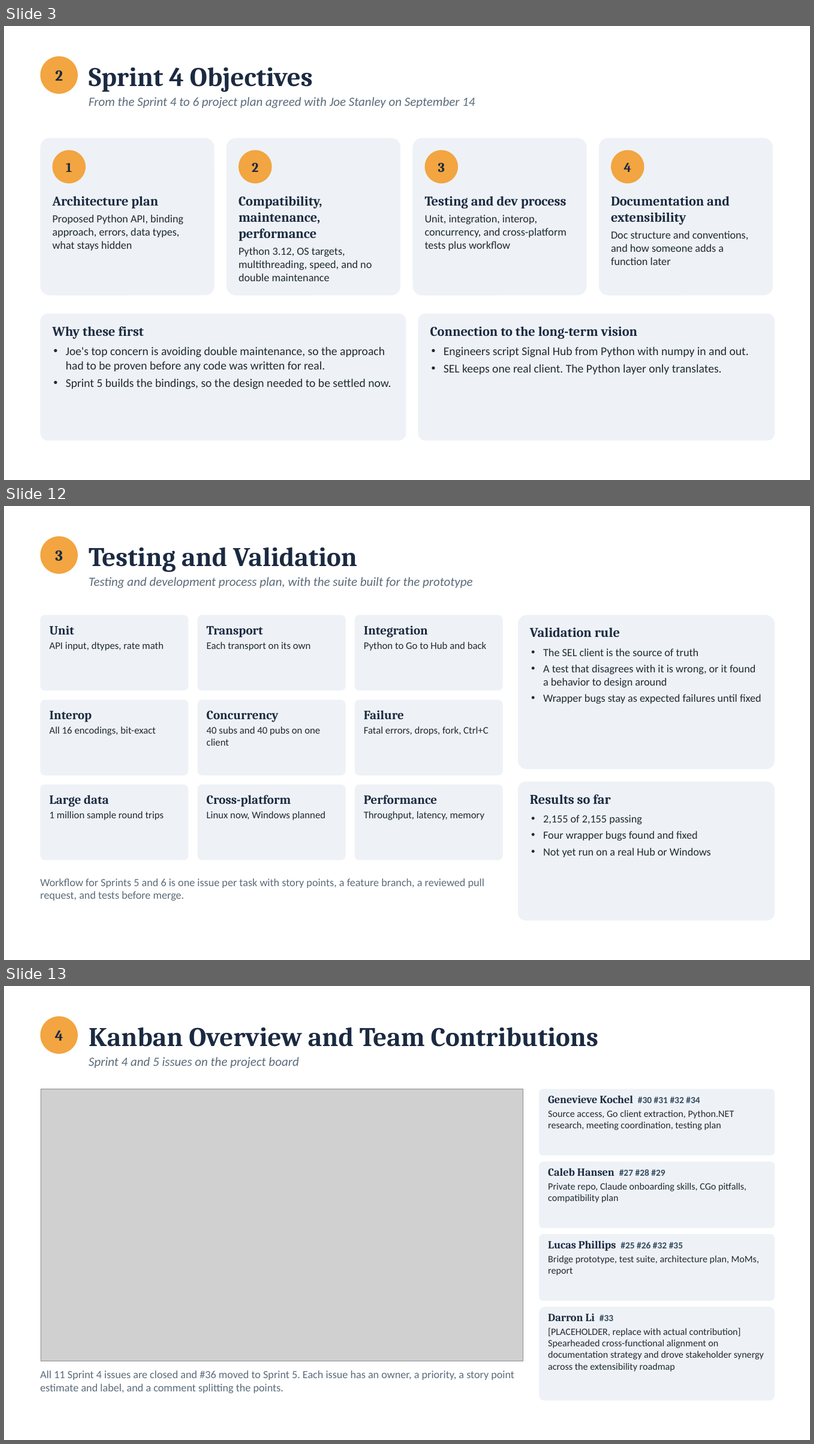
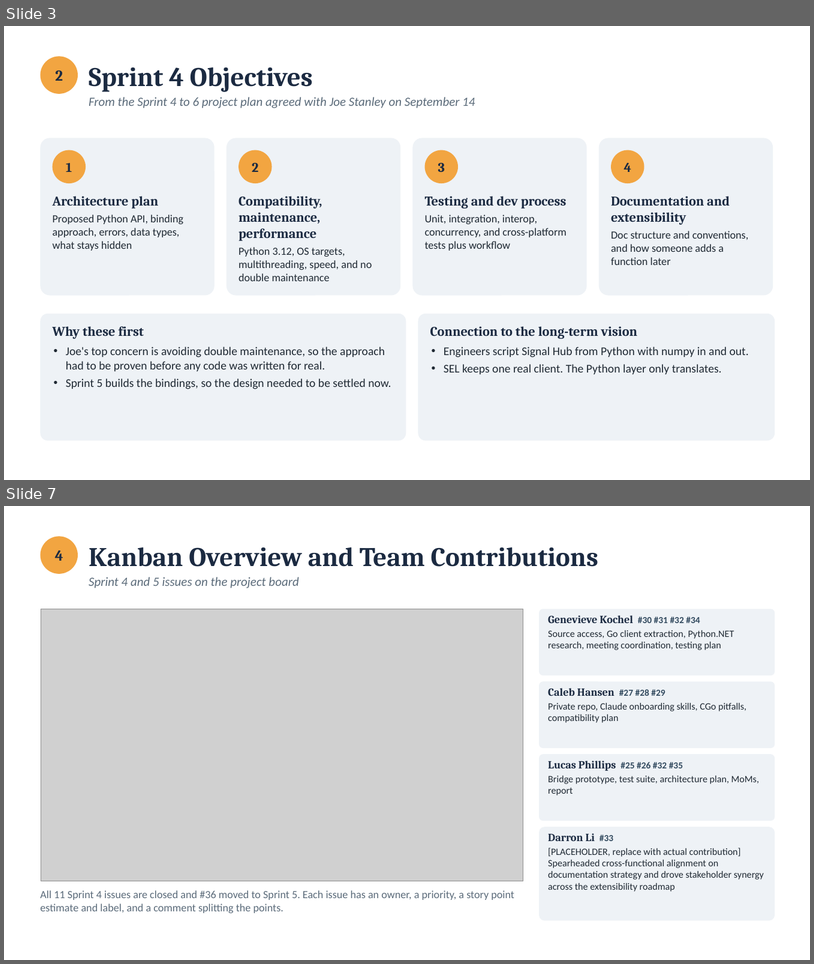
Before and after one commit to calebh13/sel-blueframe-sdk, a slide deck: Sprints/Sprint_4/Sprint 4 Presentation.pptx. Shown one above the other, each under a label of ours: slides 3, 12 and 13 before the commit, slides 3 and 7 after it; the slides between them are not shown. The pictures are 814x1444 and 814x964 pixels, drawn with LibreOffice and Linux fonts; fonts in the diff are those of the drawing; grey boxes stand for pictures. Boxes give left, top, right and bottom in pixels: in the first picture for what was removed or moved away, otherwise in the second. Text is boxed around its words. In the diff, an @@ line names an element or a change of style, - is before the commit and + after.

Commit message:
Prototype overview, client feedback, and shorter feature section in slides

```diff
--- a/Sprints/Sprint_4/Sprint 4 Presentation.pptx
+++ b/Sprints/Sprint_4/Sprint 4 Presentation.pptx
@@ slide 12 removed at <box>4,506,810,960</box>, background #FFFFFF @@
@@ ellipse removed at <box>40,536,78,574</box> @@
-3
@@ text removed at <box>89,547,357,572</box> @@
-Testing and Validation
@@ text removed at <box>89,577,473,588</box> @@
-Testing and development process plan, with the suite built for the prototype
@@ rounded rectangle removed at <box>40,615,189,691</box> @@
@@ text removed at <box>50,625,164,651</box> @@
-Unit
-API input, dtypes, rate math
@@ rounded rectangle removed at <box>198,615,346,691</box> @@
@@ text removed at <box>207,626,311,651</box> @@
-Transport
-Each transport on its own
@@ rounded rectangle removed at <box>355,615,503,691</box> @@
@@ text removed at <box>364,625,487,651</box> @@
-Integration
-Python to Go to Hub and back
@@ rounded rectangle removed at <box>518,615,776,769</box> @@
@@ text removed at <box>530,627,762,703</box> @@
-Validation rule
-• The SEL client is the source of truth
-• A test that disagrees with it is wrong, or it found a behavior to design around
-• Wrapper bugs stay as expected failures until fixed
@@ rounded rectangle removed at <box>40,700,189,775</box> @@
@@ rounded rectangle removed at <box>198,700,346,775</box> @@
@@ rounded rectangle removed at <box>355,700,503,775</box> @@
@@ text removed at <box>50,711,156,735</box> @@
-Interop
-All 16 encodings, bit-exact
@@ text removed at <box>207,711,320,745</box> @@
-Concurrency
-40 subs and 40 pubs on one client
@@ text removed at <box>364,710,489,735</box> @@
-Failure
-Fatal errors, drops, fork, Ctrl+C
@@ rounded rectangle removed at <box>40,784,189,860</box> @@
@@ rounded rectangle removed at <box>198,784,346,860</box> @@
@@ rounded rectangle removed at <box>355,784,503,860</box> @@
@@ rounded rectangle removed at <box>518,781,776,921</box> @@
@@ text removed at <box>50,795,164,820</box> @@
-Large data
-1 million sample round trips
@@ text removed at <box>207,795,326,820</box> @@
-Cross-platform
-Linux now, Windows planned
@@ text removed at <box>364,795,485,820</box> @@
-Performance
-Throughput, latency, memory
@@ text removed at <box>530,794,711,857</box> @@
-Results so far
-• 2,155 of 2,155 passing
-• Four wrapper bugs found and fixed
-• Not yet run on a real Hub or Windows
@@ text removed at <box>40,878,485,900</box> @@
-Workflow for Sprints 5 and 6 is one issue per task with story points, a feature branch, a reviewed pull request, and tests before merge.
@@ what was slide 13 is now slide 7 @@
```
Also in this commit, not shown: 6 slides changed, 2 slides added, 7 other slides removed, 8 other files.
